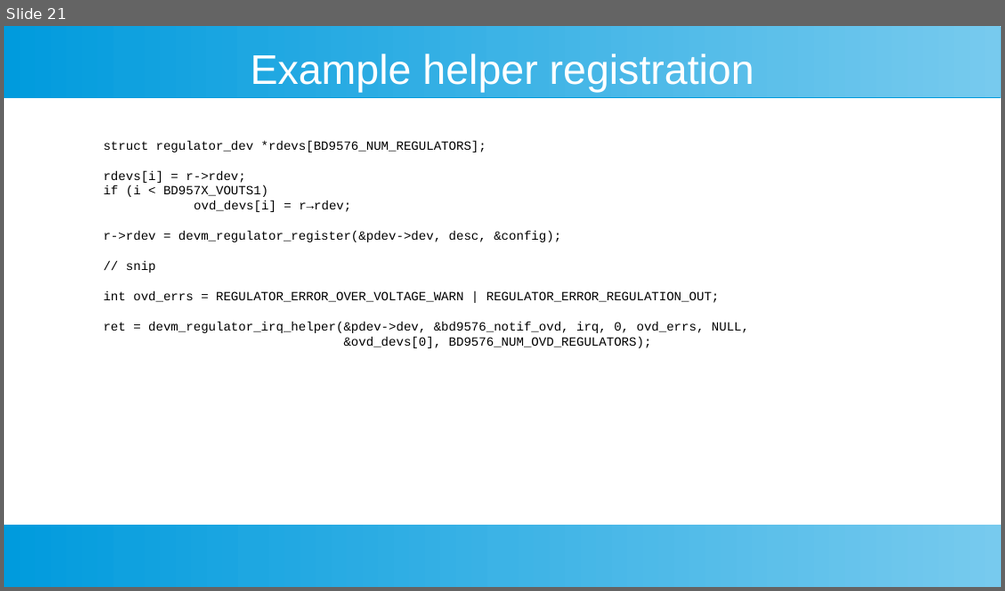
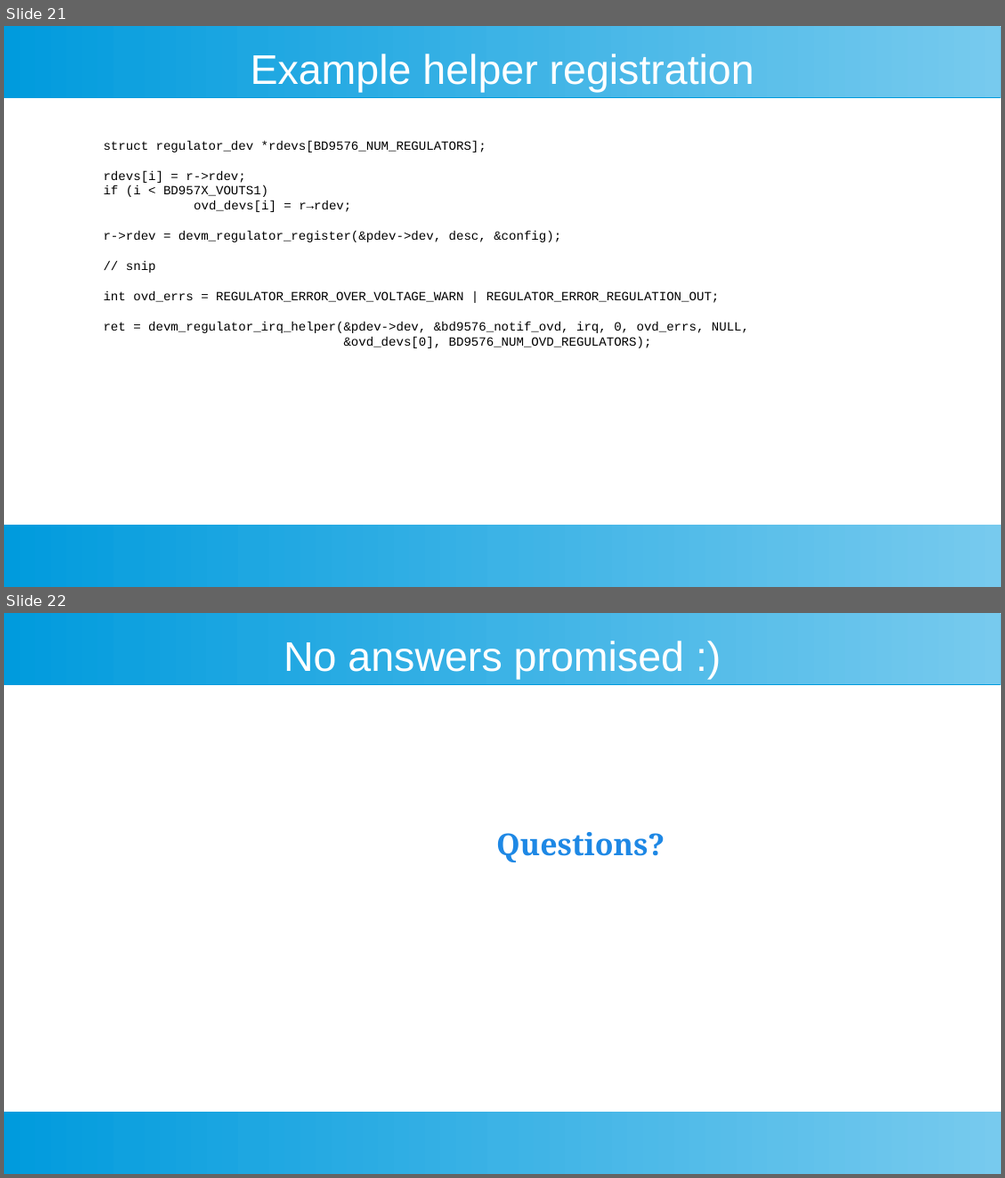
Before and after one commit to M-Vaittinen/babblings, a slide deck: PMIC/PMIC-babblings.odp. Shown one above the other, each under a label of ours: slide 21 before the commit, slides 21 and 22 after it. The pictures are 1005x591 and 1005x1178 pixels, drawn with LibreOffice and Linux fonts; fonts in the diff are those of the drawing. Boxes give left, top, right and bottom in pixels: in the first picture for what was removed or moved away, otherwise in the second. Text is boxed around its words. In the diff, an @@ line names an element or a change of style, - is before the commit and + after.

```diff
--- a/PMIC/PMIC-babblings.odp
+++ b/PMIC/PMIC-babblings.odp
@@ slide 22 added at box(4, 613, 1001, 1174), background #FFFFFF; not listed: 2 template elements that a slide beside it also shows @@
@@ title added at box(283, 641, 684, 679), 33 pt, text #FFFFFF @@
+No answers promised :)
@@ text added at box(496, 832, 664, 862), 24 pt, text #1E88E5, bold @@
+Questions?
```
Also in this commit, not shown: 3 slides changed.
